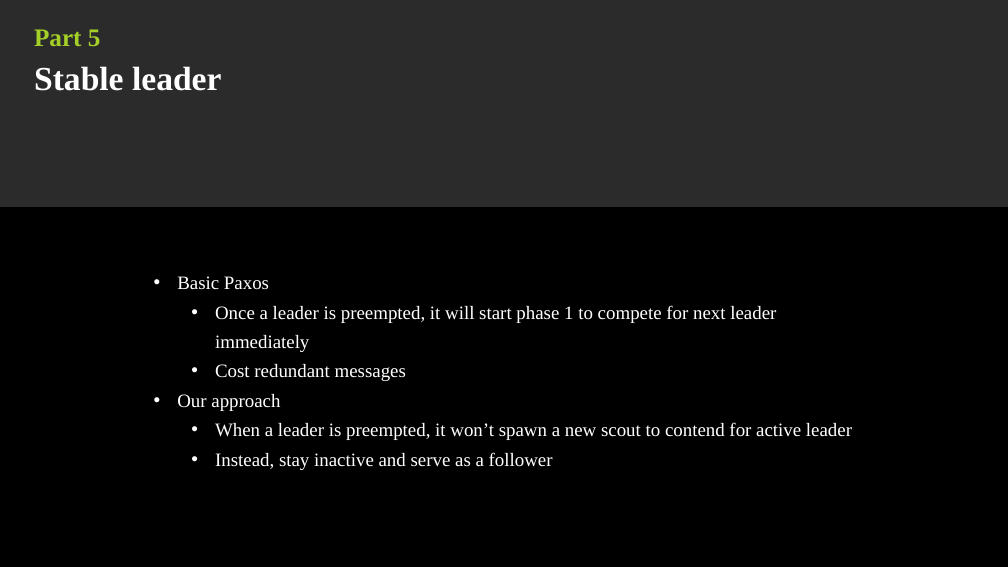
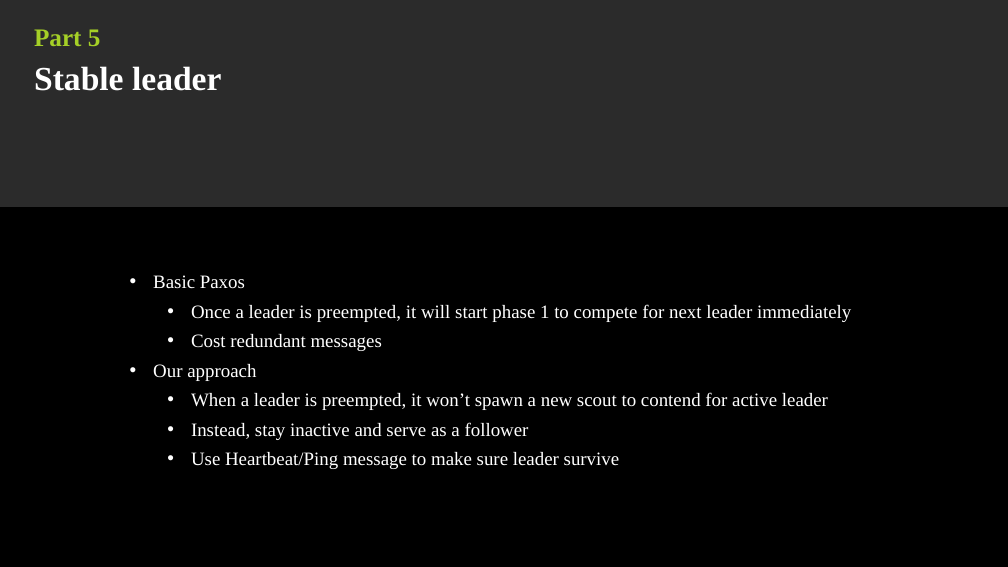
Before and after one commit to ImNobody422/GraduationPresentation, a slide deck: slide 7 of PaxosPresentation.pptx. Drawn at 1008x567 pixels with LibreOffice and Linux fonts; fonts in the diff are those of the drawing; background and template pictures are left out; a plain dark background stands for a picture behind light text. Boxes give left, top, right and bottom in pixels: in the first picture for what was removed or moved away, otherwise in the second. Text is boxed around its words. In the diff, an @@ line names an element or a change of style, - is before the commit and + after.

```diff
--- a/PaxosPresentation.pptx
+++ b/PaxosPresentation.pptx
@@ text "Basic Paxos": place and size @@
-text "Basic Paxos" at box(177, 276, 852, 470)
+text "Basic Paxos" at box(153, 275, 851, 469)
@@ text at box(191, 452, 620, 469): paragraph added @@
+  • Use Heartbeat/Ping message to make sure leader survive
```
Also in this commit, not shown: 1 other slide changed.
